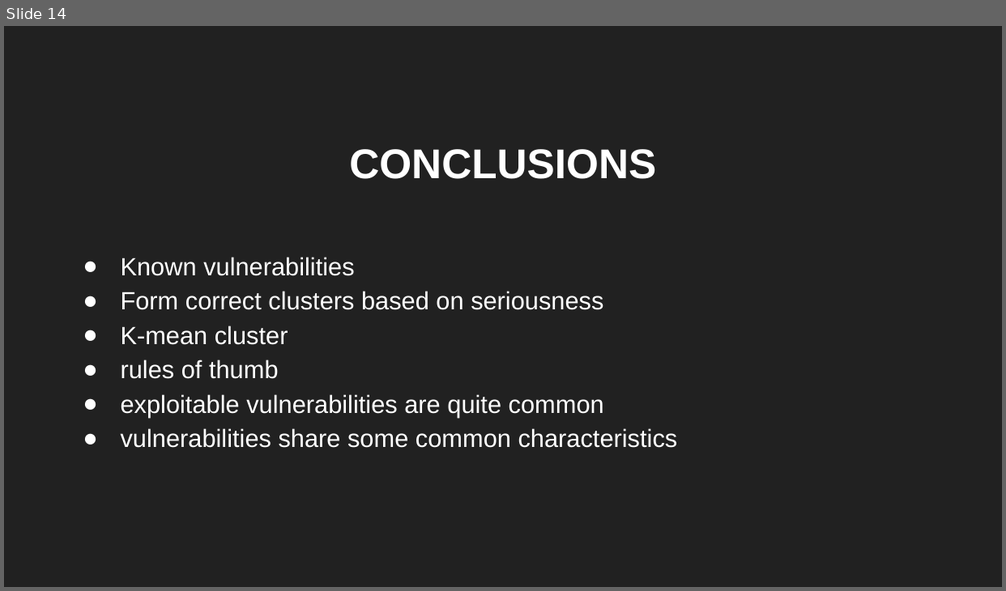
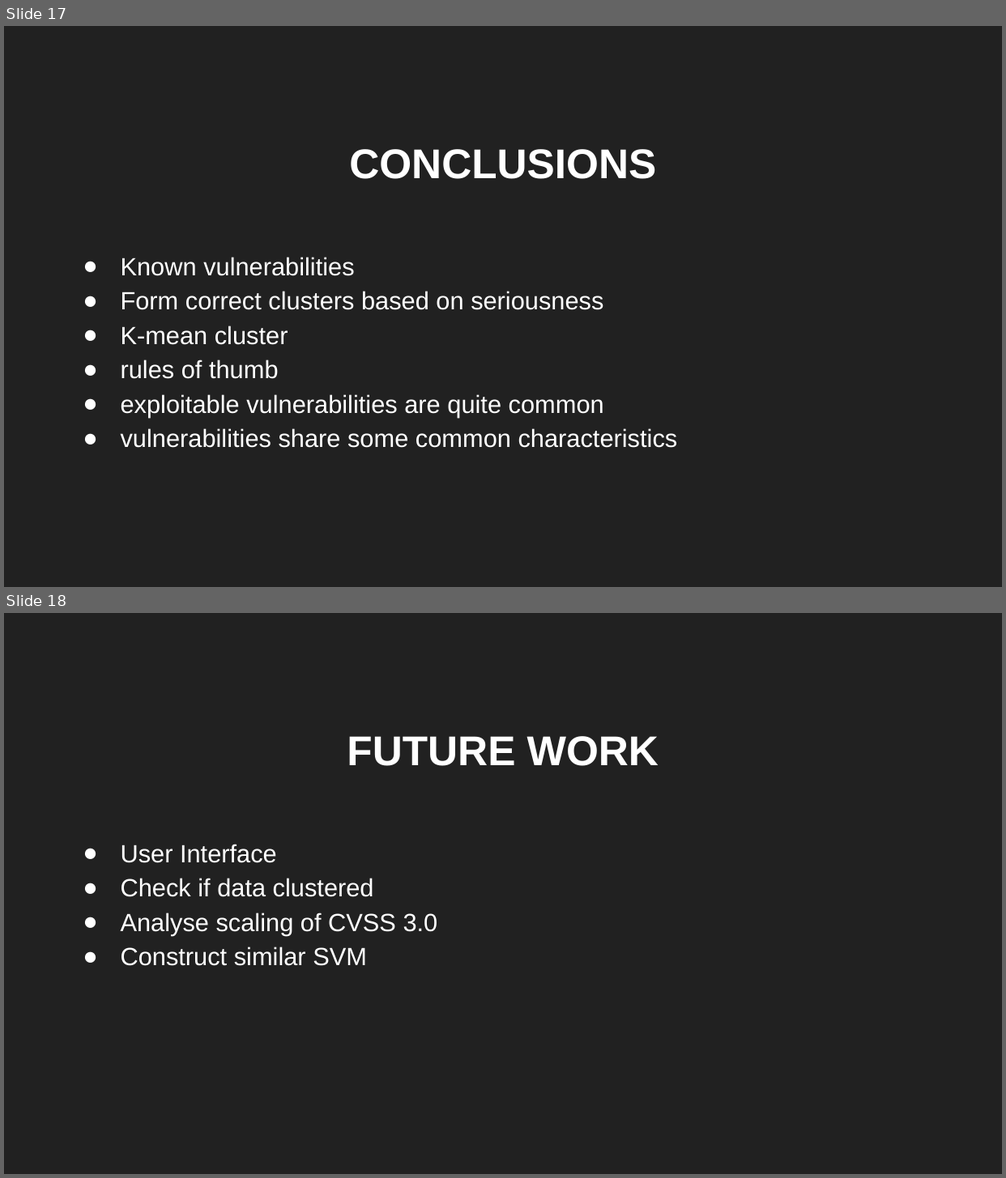
Before and after one commit to sbenstewart/cip-lab, a slide deck: presentation/presentation.pptx. Shown one above the other, each under a label of ours: slide 14 before the commit, slides 17 and 18 after it. The pictures are 1006x591 and 1006x1178 pixels, drawn with LibreOffice and Linux fonts; fonts in the diff are those of the drawing. Boxes give left, top, right and bottom in pixels: in the first picture for what was removed or moved away, otherwise in the second. Text is boxed around its words. In the diff, an @@ line names an element or a change of style, - is before the commit and + after.

```diff
--- a/presentation/presentation.pptx
+++ b/presentation/presentation.pptx
@@ slide 18 added at (x1=4, y1=613, x2=1002, y2=1174), background #212121 @@
@@ title added at (x1=347, y1=736, x2=658, y2=766), 30 pt, text #FFFFFF, bold @@
+FUTURE WORK
@@ subtitle added at (x1=121, y1=844, x2=438, y2=966), 18 pt, text #FFFFFF @@
+● User Interface
+● Check if data clustered
+● Analyse scaling of CVSS 3.0
+● Construct similar SVM
@@ what was slide 14 is now slide 17 @@
```
Also in this commit, not shown: 2 slides changed, 3 other slides added, 1 slide removed, 1 other file.
